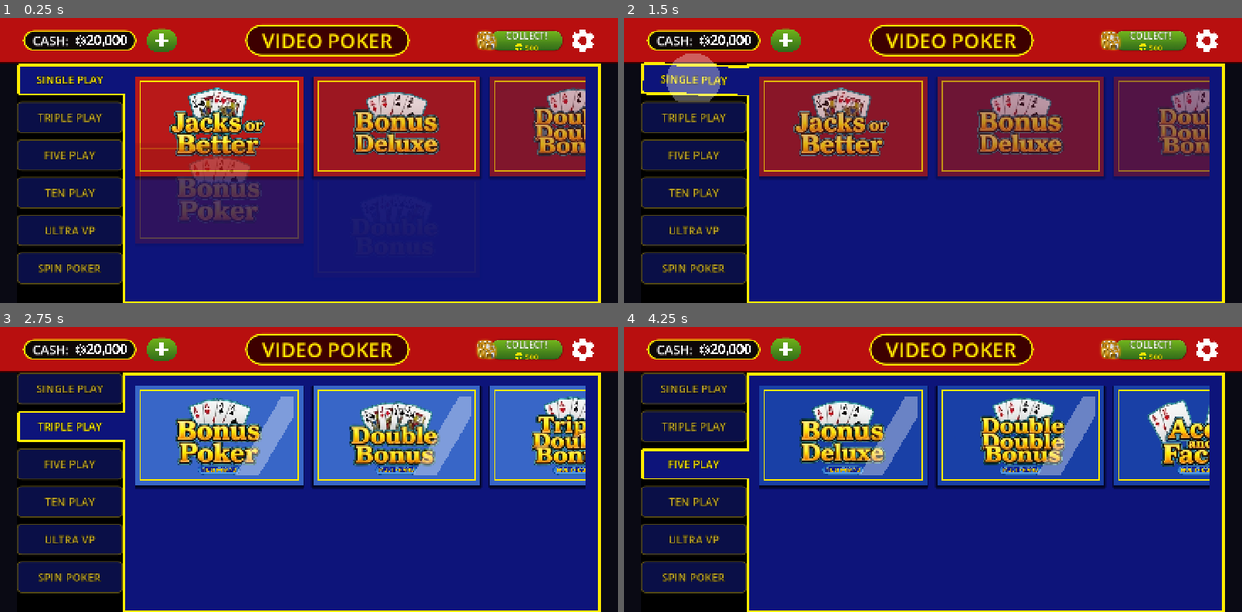
Above: before the commit, frames 1-4 (two rows, left to right).
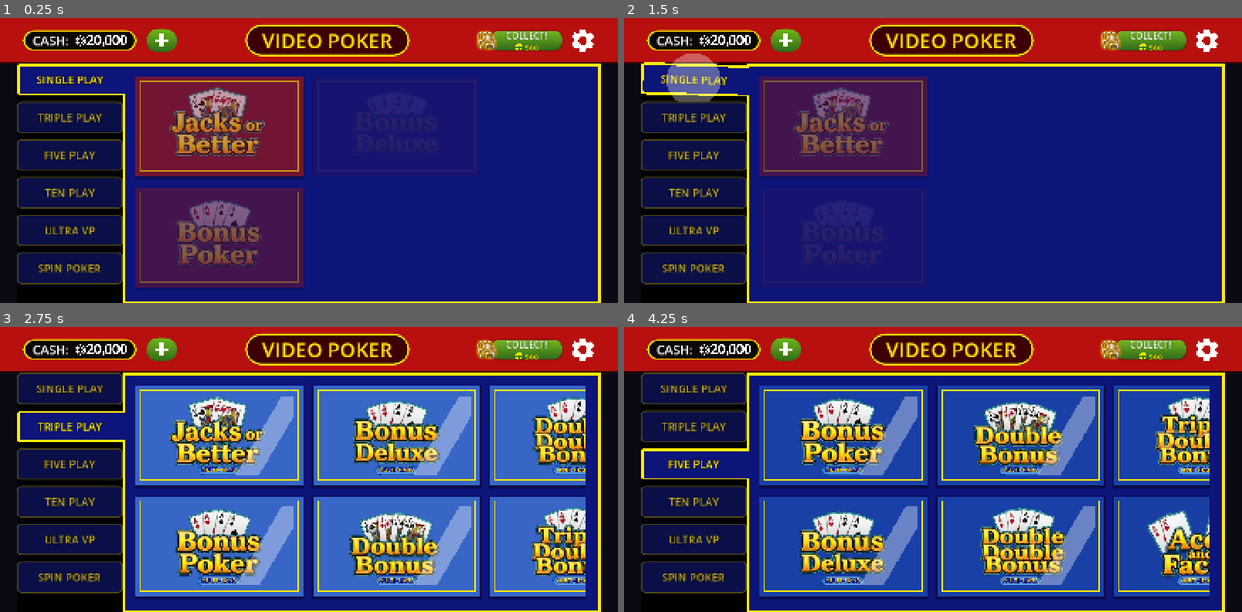
Above: after the commit, the same moments.

Repository: Vadosina-git/video-poker
Game: Godot game, scene res://scenes/main.tscn
The game is run twice, just before and just after one commit, with the same random seed, the same clock (stepped at 60 frames per second) and the same inputs.
Inputs:
- Up to frame 1 (0.25 s): no input
- Up to frame 2 (1.5 s): click "SINGLE PLAY" at 0.5 s; click "SINGLE PLAY" at 1.25 s
- Up to frame 3 (2.75 s): click "TRIPLE PLAY" at 2 s
- Up to frame 4 (4.25 s): click "TRIPLE PLAY" at 2.75 s; click "FIVE PLAY" at 3.5 s

The runs differ from the first frame. In frame 1, 32% of the frame differs, in the area x 21-95%, y 20-95%; in frame 2, 26%; in frame 3, 32%, in the area x 21-95%, y 20-96%; in frame 4, 32%.

Commit message:
anim 1.3 fix + tune: column-major stagger, no position anim
- Fix: cards collapsed to one row because position:y tween fought the
  GridContainer layout pass. Now animate modulate + scale only (pivot-
  based), deferred until container has laid children out.
- Column-major reveal order (top→bottom within each column, cols L→R).
- Final params: 0.1s initial delay, 0.067s stagger, 0.25s fade-in,
  0.32s scale pop 0.94→1.0 (TRANS_BACK EASE_OUT).

Co-Authored-By: Claude Opus 4.7 (1M context) <noreply@anthropic.com>

Diff:
--- a/scripts/lobby_manager.gd
+++ b/scripts/lobby_manager.gd
@@ -718,16 +718,35 @@
 			_attach_shimmer_sweep(shim_host, 1.0, Color(1, 1, 1, 0.35), 10.2)
 			_machine_cards.append(card_node)
 
-	# Stagger fade-in: cards appear sequentially with a slight upward slide.
-	for i in _machine_cards.size():
+	# Stagger fade-in: cards appear sequentially with a tiny scale pop.
+	# NOTE: cards live inside a GridContainer, which overrides child position
+	# every layout pass — so we animate modulate + scale only (pivot-based),
+	# never position.
+	call_deferred("_play_stagger_fade_in")
+
+
+func _play_stagger_fade_in() -> void:
+	# Visual order: column-major (top→bottom within each column, columns L→R).
+	# Cards are added row-major, so remap add-index → visual order.
+	var cols: int = maxi(int(_grid.columns), 1)
+	var total: int = _machine_cards.size()
+	var rows: int = int(ceil(float(total) / float(cols)))
+	for i in total:
 		var card: Control = _machine_cards[i]
+		if not is_instance_valid(card):
+			continue
+		var row: int = i / cols
+		var col: int = i % cols
+		var visual_idx: int = col * rows + row
 		card.modulate.a = 0.0
-		card.position.y += 20
-		var delay: float = float(i) * 0.04
-		var tw := card.create_tween()
+		card.pivot_offset = card.size * 0.5
+		card.scale = Vector2(0.94, 0.94)
+		var delay: float = 0.1 + float(visual_idx) * 0.067
+		var tw := card.create_tween().set_parallel(true)
 		tw.tween_interval(delay)
-		tw.tween_property(card, "modulate:a", 1.0, 0.25)
-		tw.parallel().tween_property(card, "position:y", card.position.y - 20, 0.32).set_ease(Tween.EASE_OUT).set_trans(Tween.TRANS_CUBIC)
+		tw.chain().tween_property(card, "modulate:a", 1.0, 0.25)
+		tw.parallel().tween_property(card, "scale", Vector2.ONE, 0.32) \
+			.set_ease(Tween.EASE_OUT).set_trans(Tween.TRANS_BACK)
 
 
 func _mode_card_color() -> Color:
